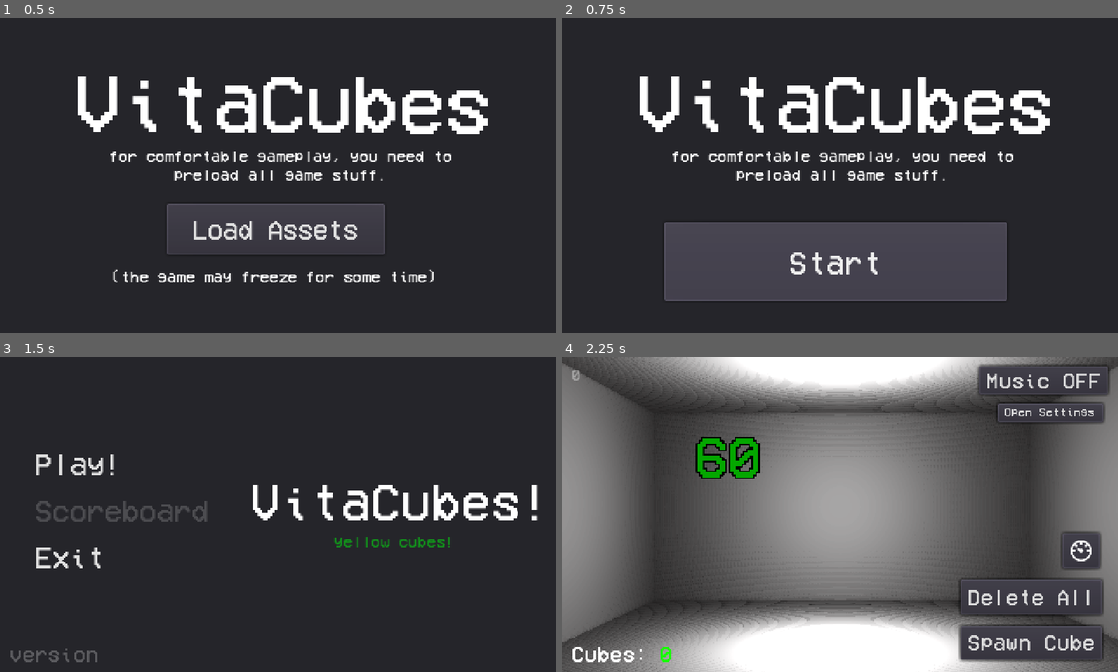
Above: before the commit, frames 1-4 (two rows, left to right).
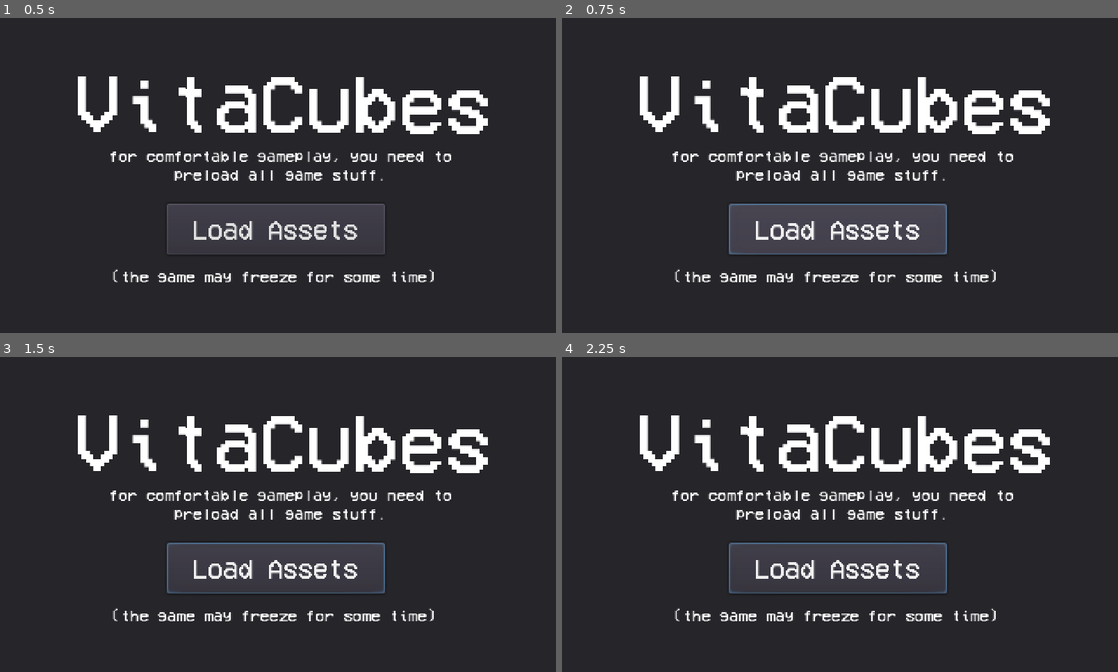
Above: after the commit, the same moments.

Repository: yaragirodev/vitaCubes
Game: Godot game, scene res://scenes/preLoadMenu.tscn
Same seed, same stepped clock (60 frames per second), same inputs: the game is played once before the commit and once after it.
Inputs (mouse positions are in pixels of both pictures, inside the frame that each line leads up to):
- Up to frame 1 (0.5 s): no input
- Up to frame 2 (0.75 s): click "Load Assets" at 0.5 s
- Up to frame 3 (1.5 s): click (272, 599) at 1.25 s, where only the run before the commit has a clickable "Start"
- Up to frame 4 (2.25 s): click (639, 464) at 2 s, where only the run before the commit has a clickable "Play!"

Frame 1 is identical in both runs. In frame 2, 14% of the frame differs, in the area x 18-80%, y 58-90%; in frame 3, 15%; in frame 4, 88%, in the area x 0-100%, y 0-100%.
Error after the commit: Parse Error: The export hint isn't a resource type. (res://scenes/preloadMenu.gd:6)

Commit message:
fixing...

Diff:
--- a/global/globalData.gd
+++ b/global/globalData.gd
@@ -4,6 +4,7 @@
 var cubesTotal = 0
 var current_ver = 1.2
 var fps = 0
+var mainScene = null
 
 # gui features
 var isSlowMoEnabled = false
--- a/gui/gui.gd
+++ b/gui/gui.gd
@@ -11,10 +11,10 @@
 onready var settingsButton: Button = $openSettings
 
 # other
-onready var other_camera: Camera = mainLvl.get_node("pCam2")
-onready var main_camera: Camera = mainLvl.get_node("pCam")
-onready var spawned_spatial = mainLvl.get_node("spawnedStuff")
-onready var musicPlayer = mainLvl.get_node("musicStream")
+onready var other_camera: Camera = globalData.mainScene.get_node("pCam2")
+onready var main_camera: Camera = globalData.mainScene.get_node("pCam")
+onready var spawned_spatial = globalData.mainScene.get_node("spawnedStuff")
+onready var musicPlayer = globalData.mainScene.get_node("musicStream")
 export (NodePath) var path_to_settings
 onready var gameSettings = get_node(path_to_settings)
 
--- a/project.godot
+++ b/project.godot
@@ -19,7 +19,6 @@
 
 [autoload]
 
-mainLvl="*res://scenes/main.tscn"
 globalData="*res://global/globalData.gd"
 Cube="*res://assets/cube/cube.tscn"
 
--- a/scenes/main.tscn
+++ b/scenes/main.tscn
@@ -90,7 +90,6 @@
 
 [node name="pCam2" type="Camera" parent="."]
 transform = Transform( 0.93089, -0.0132203, 0.36506, 0, 0.999345, 0.0361902, -0.365299, -0.0336891, 0.93028, 11.8442, 6.29941, 27.1758 )
-visible = false
 environment = SubResource( 1 )
 fov = 70.1
 far = 110.0
--- a/scenes/mainLevel.gd
+++ b/scenes/mainLevel.gd
@@ -13,6 +13,8 @@
 	if OS.get_name() == "Vita":
 		light1.shadow_enabled = false
 
+	globalData.mainScene = self
+
 # i think this will help vita players
 func _process(delta):
 	if isVita and globalData.cubesTotal >= 100:
--- a/scenes/preLoadMenu.tscn
+++ b/scenes/preLoadMenu.tscn
@@ -23,6 +23,7 @@
 anchor_right = 1.0
 anchor_bottom = 1.0
 script = ExtResource( 2 )
+mainlvlPath = null
 
 [node name="CanvasLayer" type="CanvasLayer" parent="."]
 layer = 100
--- a/scenes/preloadMenu.gd
+++ b/scenes/preloadMenu.gd
@@ -3,11 +3,13 @@
 onready var preloadButton: Button = $CanvasLayer/Panel/loadButton
 onready var proceedButton: Button = $CanvasLayer/Panel/proceed
 onready var littletext: Label = $CanvasLayer/Panel/littleWarning
+export (SceneTree) var mainlvlPath
 
 func _ready():
 	preloadButton.connect("pressed", self, "_onLoadButtonClicked")
 	proceedButton.connect("pressed", self, "_onProceedButtonClicked")
 	proceedButton.visible = false
+	globalData.mainScene = mainlvlPath
 
 func _onLoadButtonClicked():
 	# load main scene
